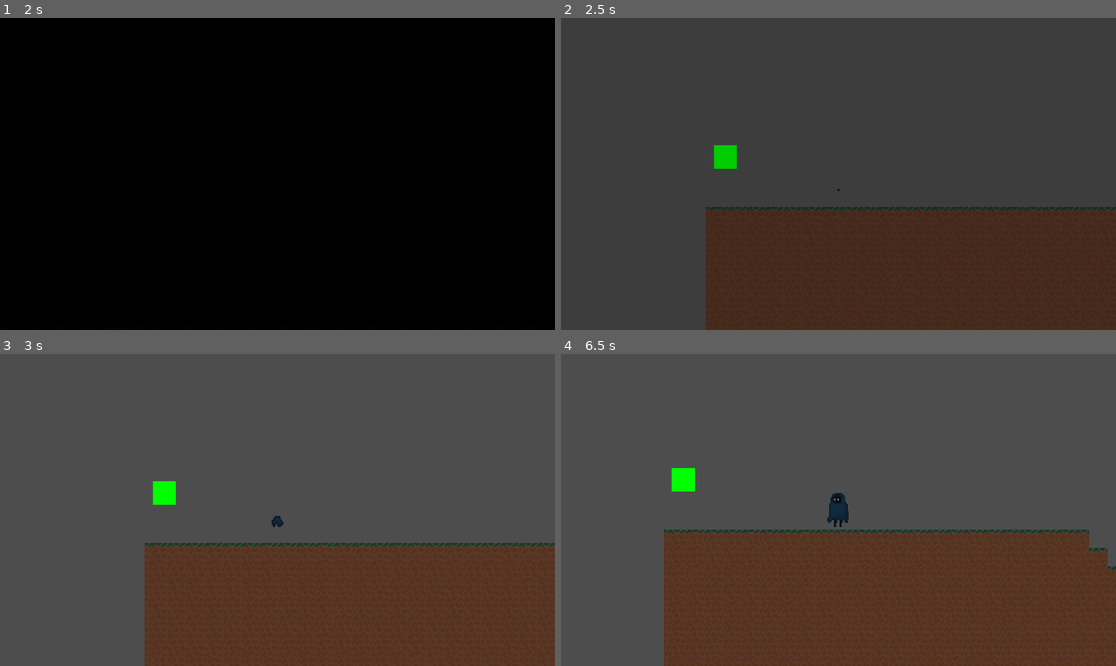
Above: before the commit, frames 1-4 (two rows, left to right).
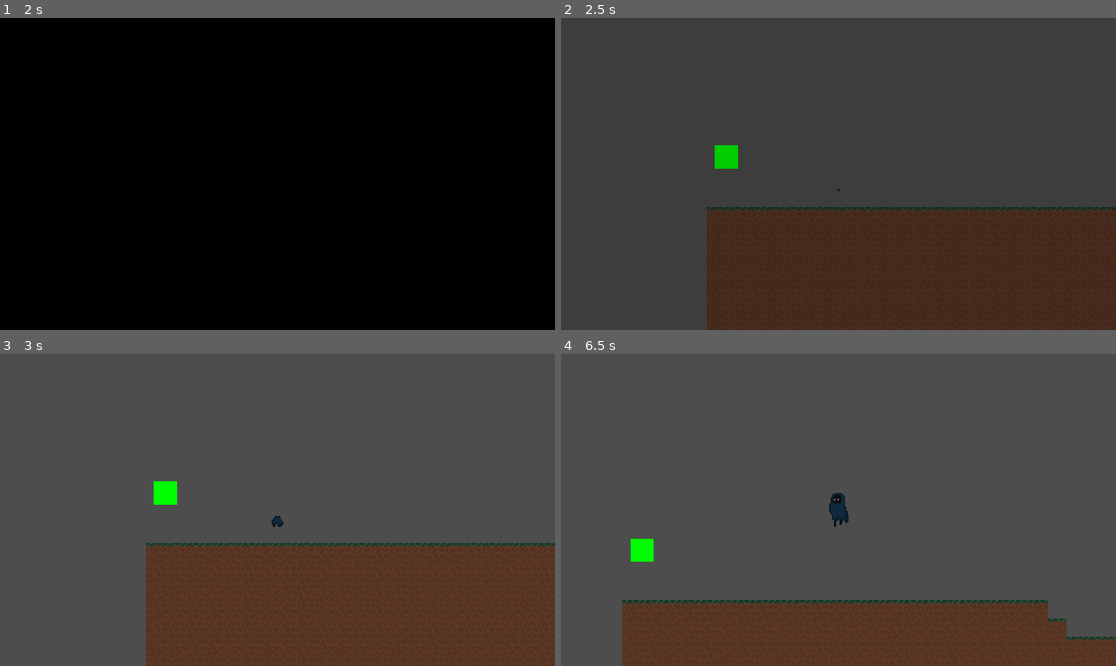
Above: after the commit, the same moments.

Repository: Sukarth/Hackclub-Jumpstart-Game
Game: Godot game, scene res://main_menu.tscn
The game is run twice, just before and just after one commit, with the same random seed, the same clock (stepped at 60 frames per second) and the same inputs.
Inputs:
- Up to frame 1 (2 s): click "Start" at 0.5 s; click "Start" at 1.25 s
- Up to frame 2 (2.5 s): tap Enter at 2 s; hold D (move_right) from 2.03 s (still down); hold Down (show_progress) from 2.03 s (still down); tap Space (jump) at 2.27 s
- Up to frame 3 (3 s): keep holding D (move_right); release Down (show_progress) at 2.78 s; tap Up (trigger_sacrifice) at 2.85 s
- Up to frame 4 (6.5 s): tap Space (jump) at 3.02, 4.25, 4.52, 5.27, 6.02 s; release D (move_right) at 3.53 s; hold A (move_left) 3.53-4.28 s; hold Down (show_progress) 3.53-4.28 s; hold D (move_right) 4.28-5.78 s; tap Up (trigger_sacrifice) at 4.35, 5.85 s; hold Down (show_progress) 5.03-5.78 s; hold A (move_left) from 5.78 s (still down)

Frame 1 is identical in both runs. In frame 2, 0.4% of the frame differs, in the area x 26-100%, y 40-100%; in frame 3, 0.4%; in frame 4, 22%, in the area x 11-100%, y 36-100%.

Commit message:
more cave stuff

Diff:
--- a/levels/stable_realm/stable_entrance.tscn
+++ b/levels/stable_realm/stable_entrance.tscn
@@ -19,7 +19,6 @@
 scale = Vector2(2, 2)
 
 [node name="Camera2D" type="Camera2D" parent="Player"]
-visible = false
 zoom = Vector2(0.5, 0.5)
 
 [node name="UI" type="CanvasLayer" parent="."]
@@ -31,92 +30,94 @@
 position = Vector2(-863.99994, -4138.0005)
 scale = Vector2(8, 7.932)
 
-[node name="TileMap" type="TileMap" parent="Node2D"]
+[node name="TileMap" type="TileMap" parent="."]
 texture_filter = 1
+position = Vector2(-857, -4138.001)
+scale = Vector2(8, 7.932)
 tile_set = ExtResource("2_13k7l")
 format = 2
 layer_0/tile_data = PackedInt32Array(2293762, 0, 0, 2293763, 0, 0, 2293764, 0, 0, 2293765, 0, 0, 2293766, 0, 0, 2293767 …(28408 unchanged characters)…
 
-[node name="SacrificeTriggers" type="Node2D" parent="Node2D"]
-position = Vector2(-7, -2.0170288)
-scale = Vector2(1, 1.0085176)
+[node name="SacrificeTriggers" type="Node2D" parent="."]
+position = Vector2(-913, -4154)
+scale = Vector2(8, 7.999562)
 
-[node name="MovingPlatform" parent="Node2D" instance=ExtResource("4_i3xfc")]
-position = Vector2(1501, 485.097)
-scale = Vector2(1, 1.0085176)
+[node name="MovingPlatform" parent="." instance=ExtResource("4_i3xfc")]
+position = Vector2(11151, -290.21167)
+scale = Vector2(8, 7.999562)
 
-[node name="MovingPlatform2" parent="Node2D" instance=ExtResource("4_i3xfc")]
-position = Vector2(3654, 551.6592)
-scale = Vector2(1, 1.0085176)
+[node name="MovingPlatform2" parent="." instance=ExtResource("4_i3xfc")]
+position = Vector2(28375, 237.75977)
+scale = Vector2(8, 7.999562)
 
-[node name="SpinningBoulder" parent="Node2D" instance=ExtResource("5_3lqqo")]
-position = Vector2(4514.75, 836.06116)
-scale = Vector2(0.25, 0.2521294)
+[node name="SpinningBoulder" parent="." instance=ExtResource("5_3lqqo")]
+position = Vector2(35261, 2493.6362)
+scale = Vector2(2, 1.9998904)
 damage_player = false
 
-[node name="SpinningBoulder2" parent="Node2D" instance=ExtResource("5_3lqqo")]
-position = Vector2(4707, 975.9929)
-scale = Vector2(0.25, 0.2521294)
+[node name="SpinningBoulder2" parent="." instance=ExtResource("5_3lqqo")]
+position = Vector2(36799, 3603.5752)
+scale = Vector2(2, 1.9998904)
 damage_player = false
 
-[node name="SpinningBoulder3" parent="Node2D" instance=ExtResource("5_3lqqo")]
-position = Vector2(4507.5, 728.1498)
-scale = Vector2(0.25, 0.2521294)
+[node name="SpinningBoulder3" parent="." instance=ExtResource("5_3lqqo")]
+position = Vector2(35203, 1637.6831)
+scale = Vector2(2, 1.9998904)
 damage_player = false
 
-[node name="SpinningBoulder4" parent="Node2D" instance=ExtResource("5_3lqqo")]
-position = Vector2(4720.25, 789.16504)
-scale = Vector2(0.25, 0.2521294)
+[node name="SpinningBoulder4" parent="." instance=ExtResource("5_3lqqo")]
+position = Vector2(36905, 2121.6563)
+scale = Vector2(2, 1.9998904)
 damage_player = false
 
-[node name="SpinningBoulder5" parent="Node2D" instance=ExtResource("5_3lqqo")]
-position = Vector2(4700.75, 635.114)
-scale = Vector2(0.25, 0.2521294)
+[node name="SpinningBoulder5" parent="." instance=ExtResource("5_3lqqo")]
+position = Vector2(36749, 899.72363)
+scale = Vector2(2, 1.9998904)
 damage_player = false
 
-[node name="MovingPlatform3" parent="Node2D" instance=ExtResource("4_i3xfc")]
-position = Vector2(4807.75, 613.9351)
-scale = Vector2(1, 1.0085176)
+[node name="MovingPlatform3" parent="." instance=ExtResource("4_i3xfc")]
+position = Vector2(37605, 731.7324)
+scale = Vector2(8, 7.999562)
 
-[node name="Checkpoint" parent="Node2D" instance=ExtResource("6_p113m")]
-position = Vector2(17, 516.361)
-scale = Vector2(1, 1.0085176)
+[node name="Checkpoint" parent="." instance=ExtResource("6_p113m")]
+position = Vector2(-721, -42.22534)
+scale = Vector2(8, 7.999562)
 is_level_start = true
 
-[node name="Checkpoint2" parent="Node2D" instance=ExtResource("6_p113m")]
-position = Vector2(2800, 1212.2382)
-scale = Vector2(1, 1.0085176)
+[node name="Checkpoint2" parent="." instance=ExtResource("6_p113m")]
+position = Vector2(21543, 5477.4727)
+scale = Vector2(8, 7.999562)
 checkpoint_id = "checkpoint_2"
 
-[node name="Checkpoint3" parent="Node2D" instance=ExtResource("6_p113m")]
-position = Vector2(4193, 807.82263)
-scale = Vector2(1, 1.0085176)
+[node name="Checkpoint3" parent="." instance=ExtResource("6_p113m")]
+position = Vector2(32687, 2269.6484)
+scale = Vector2(8, 7.999562)
 checkpoint_id = "checkpoint_3"
 
-[node name="Checkpoint4" parent="Node2D" instance=ExtResource("6_p113m")]
-position = Vector2(4969, 884.47)
-scale = Vector2(1, 1.0085176)
+[node name="Checkpoint4" parent="." instance=ExtResource("6_p113m")]
+position = Vector2(38895, 2877.6147)
+scale = Vector2(8, 7.999562)
 checkpoint_id = "checkpoint_4"
 
-[node name="LevelExit" parent="Node2D" instance=ExtResource("7_v0ve5")]
-position = Vector2(5717, 1148.7015)
-scale = Vector2(1, 1.0085176)
+[node name="LevelExit" parent="." instance=ExtResource("7_v0ve5")]
+position = Vector2(44879, 4973.5)
+scale = Vector2(8, 7.999562)
 next_level_path = "res://levels/void_labyrinth/cave.tscn"
 
-[node name="DeathBorder" parent="Node2D" instance=ExtResource("8_v0ve5")]
-position = Vector2(-7, -2.0170288)
-scale = Vector2(1, 1.0085176)
+[node name="DeathBorder" parent="." instance=ExtResource("8_v0ve5")]
+position = Vector2(-913, -4154)
+scale = Vector2(8, 7.999562)
 
-[node name="CollisionShape2D2" type="CollisionShape2D" parent="Node2D/DeathBorder"]
+[node name="CollisionShape2D2" type="CollisionShape2D" parent="DeathBorder"]
 shape = SubResource("WorldBoundaryShape2D_v0ve5")
 debug_color = Color(1, 1, 1, 1)
 
-[node name="SpinningBoulder6" parent="Node2D" instance=ExtResource("5_3lqqo")]
-position = Vector2(4506.25, 954.8141)
-scale = Vector2(0.25, 0.2521294)
+[node name="SpinningBoulder6" parent="." instance=ExtResource("5_3lqqo")]
+position = Vector2(35193, 3435.5845)
+scale = Vector2(2, 1.9998904)
 damage_player = false
 
-[node name="SpinningBoulder7" parent="Node2D" instance=ExtResource("5_3lqqo")]
-position = Vector2(4508.25, 557.4581)
-scale = Vector2(0.25, 0.2521294)
+[node name="SpinningBoulder7" parent="." instance=ExtResource("5_3lqqo")]
+position = Vector2(35209, 283.75684)
+scale = Vector2(2, 1.9998904)
 damage_player = false
--- a/levels/void_labyrinth/cave.tscn
+++ b/levels/void_labyrinth/cave.tscn
@@ -26,6 +26,7 @@
 
 [node name="TileMap" type="TileMap" parent="."]
 z_index = -1
+texture_filter = 1
 scale = Vector2(4, 4)
 tile_set = ExtResource("2_um44m")
 format = 2
@@ -57,6 +58,11 @@
 
 [node name="MovingPlatform5" parent="." instance=ExtResource("5_um44m")]
 position = Vector2(7916, -624)
+scale = Vector2(4, 4)
+move_speed = 8.0
+
+[node name="MovingPlatform9" parent="." instance=ExtResource("5_um44m")]
+position = Vector2(7637, -1004)
 scale = Vector2(4, 4)
 move_speed = 8.0
 
--- a/player/player.gd
+++ b/player/player.gd
@@ -1,9 +1,9 @@
 extends CharacterBody2D
 
 # Movement constants
-const BASE_SPEED = 500.0
-const BASE_JUMP_VELOCITY = -600.0
-const SLOW_SPEED = 250.0 # Speed when running is sacrificed
+const BASE_SPEED = 1000.0
+const BASE_JUMP_VELOCITY = -1000.0
+const SLOW_SPEED = 500.0 # Speed when running is sacrificed
 
 var spawned = false
 
--- a/player/player.tscn
+++ b/player/player.tscn
@@ -188,7 +188,7 @@
 }]
 
 [sub_resource type="CapsuleShape2D" id="CapsuleShape2D_rkbax"]
-radius = 28.0
+radius = 31.0
 height = 122.0
 
 [sub_resource type="StyleBoxFlat" id="StyleBoxFlat_g6k8r"]
Not shown: 1 places in levels/void_labyrinth/cave.tscn that only renumber resources
